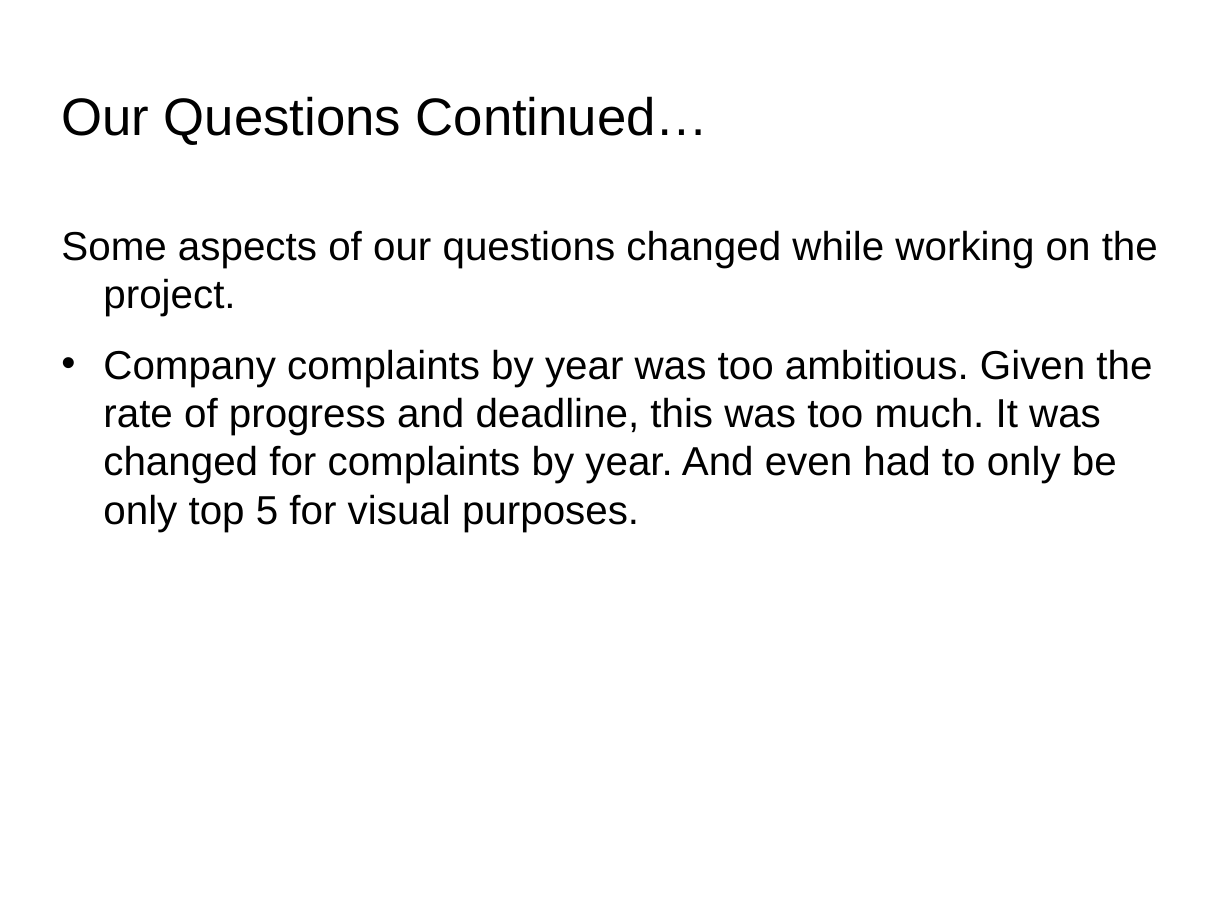
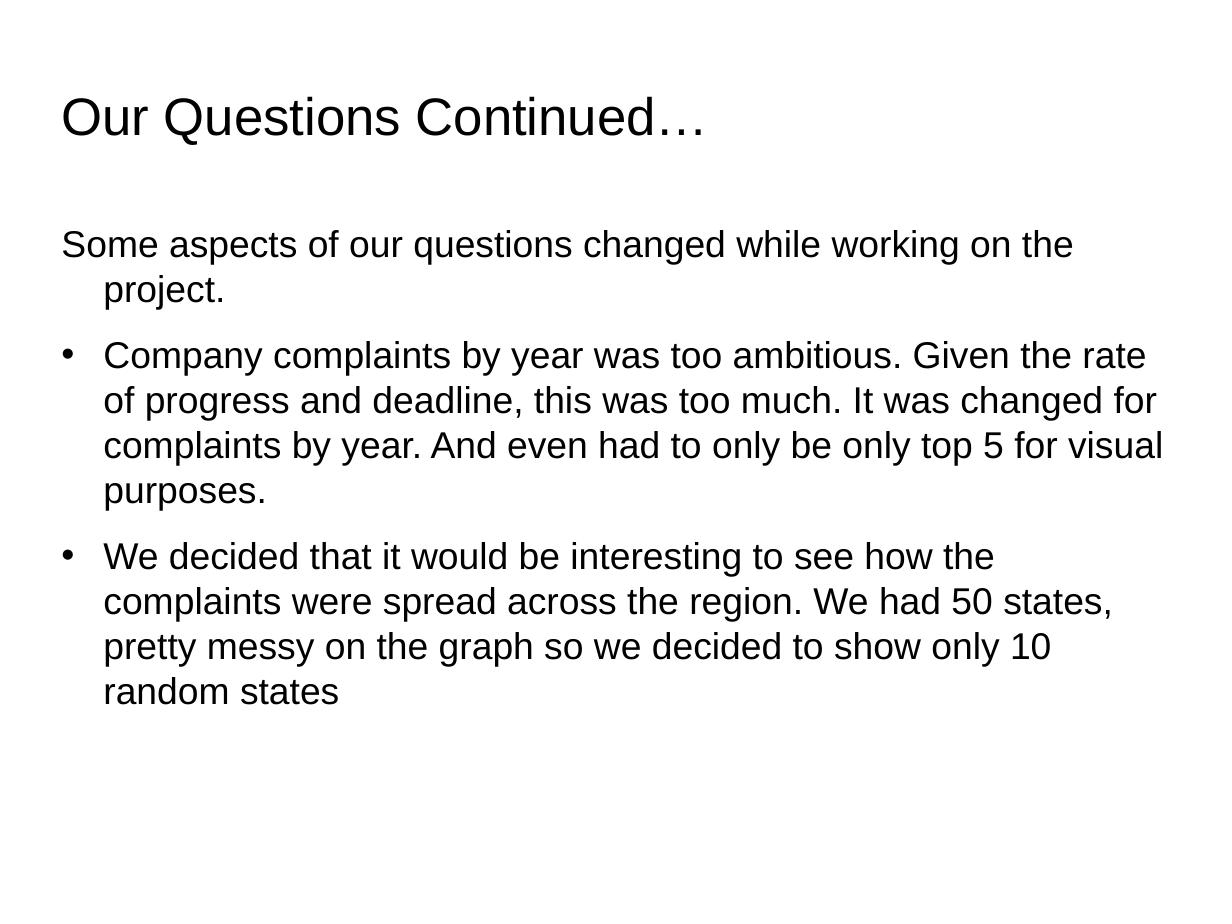
Before and after one commit to tawrahim/PCP_Final_Project, a slide deck: slide 6 of presentation.ppt. Drawn at 1232x924 pixels with LibreOffice and Linux fonts; fonts in the diff are those of the drawing; background and template pictures are left out. Boxes give left, top, right and bottom in pixels: in the first picture for what was removed or moved away, otherwise in the second. Text is boxed around its words. In the diff, an @@ line names an element or a change of style, - is before the commit and + after.

```diff
--- a/presentation.ppt
+++ b/presentation.ppt
@@ text at (61, 230, 1163, 510): size 26 to 24.1 pt in "Some aspects of our questions changed while ...", "Company complaints by year was too ambitious. ..." @@
@@ text at (103, 542, 1113, 705): paragraph added @@
+• We decided that it would be interesting to see how the complaints were spread across the region. We had 50 states, pretty messy on the graph so we decided to show only 10 random states
```
Also in this commit, not shown: 3 other slides changed, 1 slide added, 2 slides removed, 1 other file.
